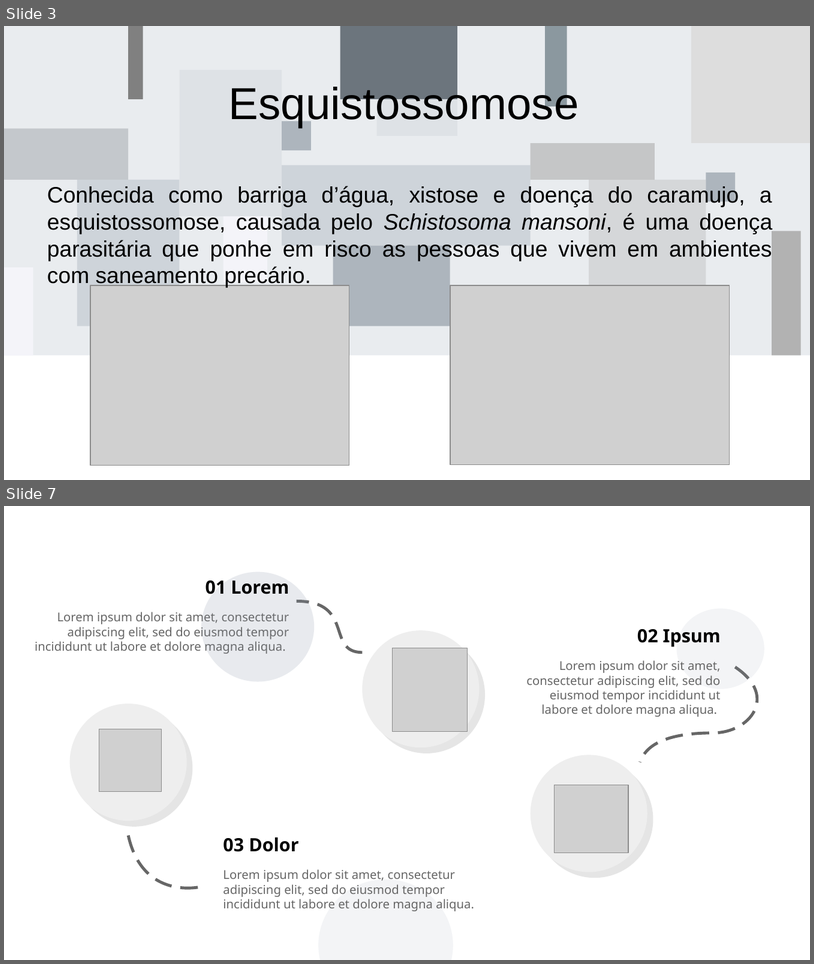
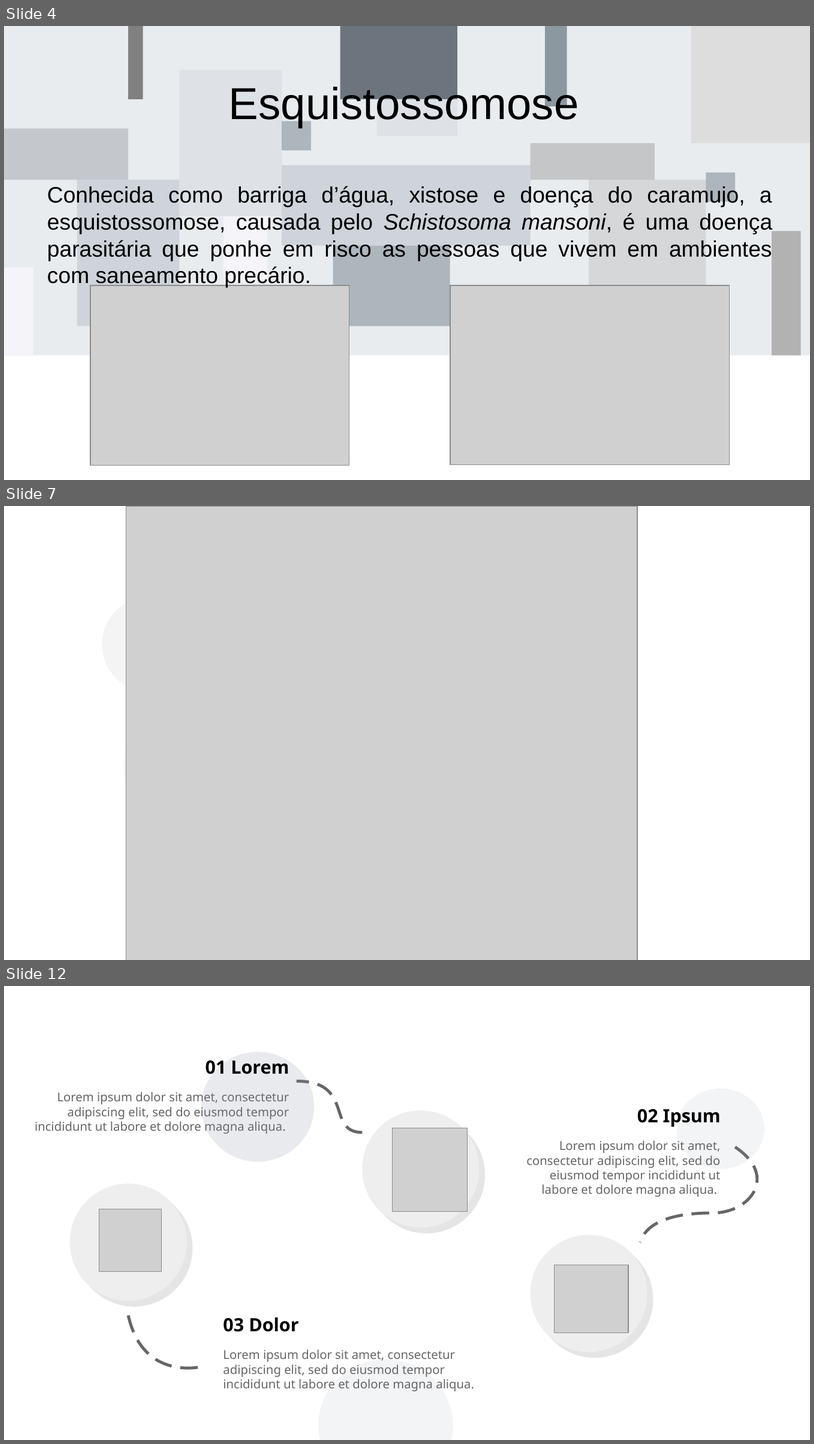
Before and after one commit to andreypereira08/teste, a slide deck: esquistossomose_atvbio.odp. Shown one above the other, each under a label of ours: slides 3 and 7 before the commit, slides 4, 7 and 12 after it; the slides between them are not shown. The pictures are 814x964 and 814x1444 pixels, drawn with LibreOffice and Linux fonts; fonts in the diff are those of the drawing; grey boxes stand for pictures; background and template pictures are left out. Boxes give left, top, right and bottom in pixels: in the first picture for what was removed or moved away, otherwise in the second. Text is boxed around its words. In the diff, an @@ line names an element or a change of style, - is before the commit and + after.

```diff
--- a/esquistossomose_atvbio.odp
+++ b/esquistossomose_atvbio.odp
@@ slide 7 added at box(4, 506, 810, 960), background #FFFFFF @@
@@ picture added at box(126, 506, 638, 960) @@
@@ rectangle added at box(393, 506, 810, 960), fill #FFFFFF, outline #FFFFFF 0 pt @@
@@ ellipse added at box(102, 597, 197, 692), fill #CCCCCC at 20% opacity @@
@@ ellipse added at box(124, 648, 358, 882), fill #CCCCCC at 20% opacity @@
@@ what was slide 3 is now slide 4 @@
@@ what was slide 7 is now slide 12 @@
```
Also in this commit, not shown: 4 slides changed, 6 other slides added, 2 slides removed, 1 other file.
